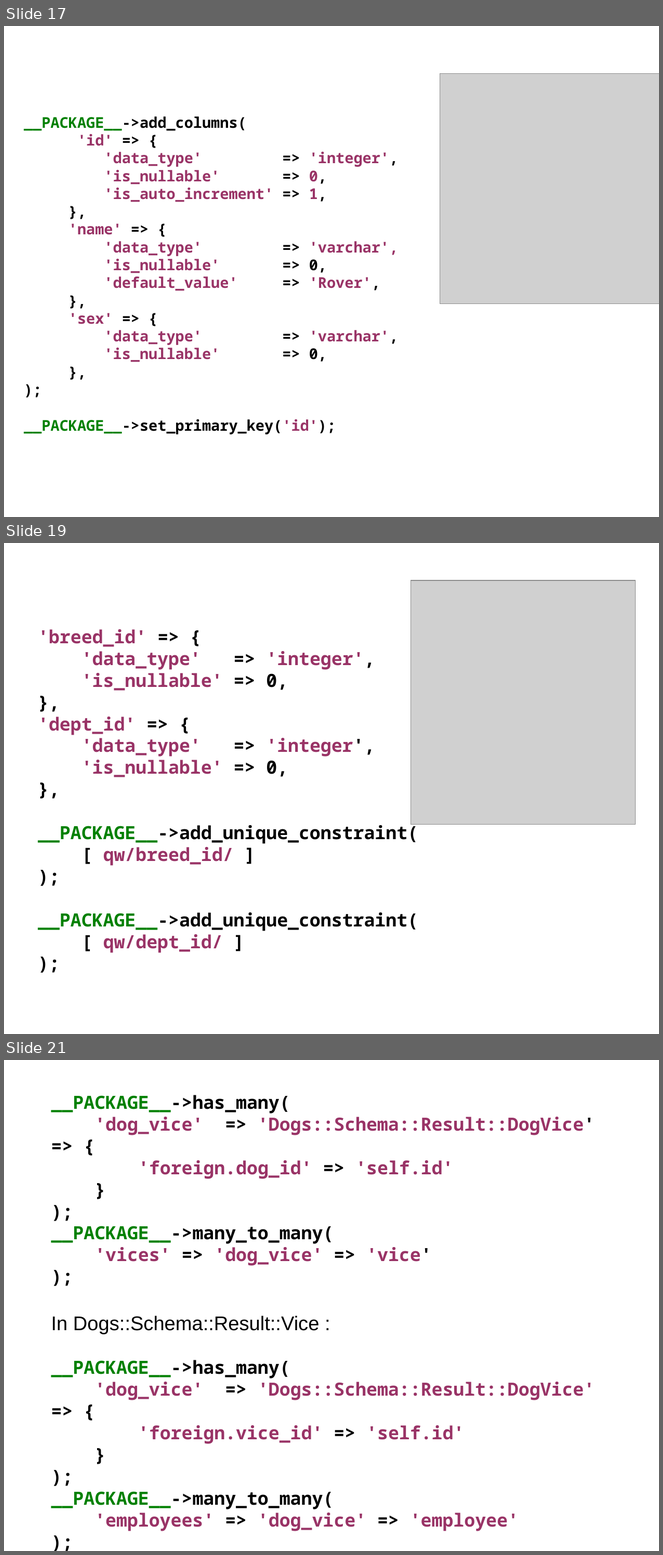
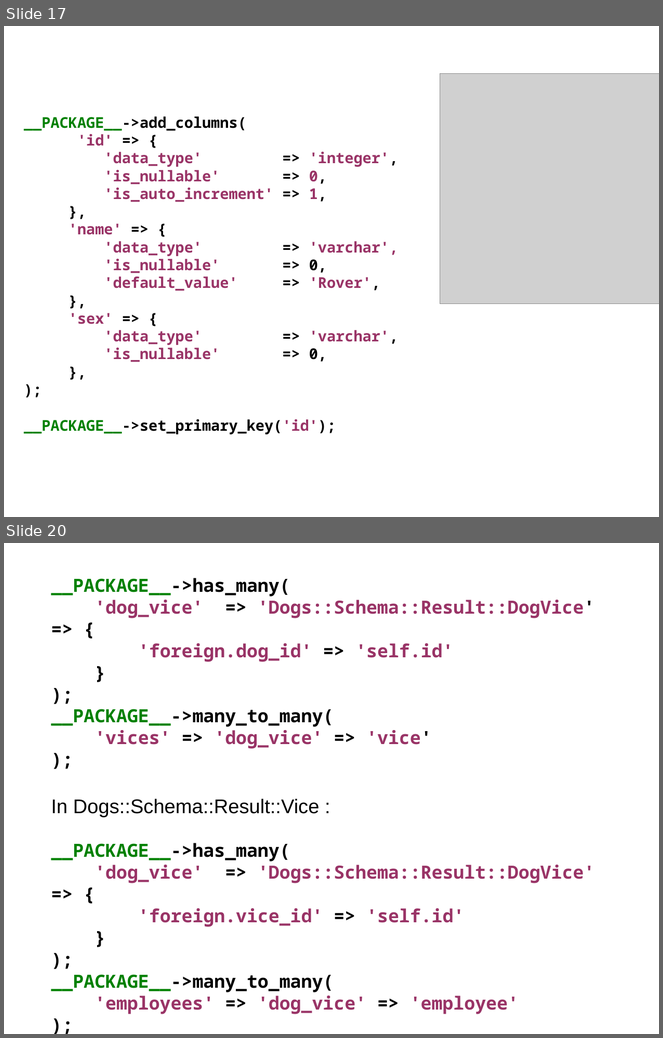
Before and after one commit to erezschatz/Presentation, a slide deck: dbix-class.odp. Shown one above the other, each under a label of ours: slides 17, 19 and 21 before the commit, slides 17 and 20 after it; the slides between them are not shown. The pictures are 663x1555 and 663x1038 pixels, drawn with LibreOffice and Linux fonts; fonts in the diff are those of the drawing; grey boxes stand for pictures. Boxes give left, top, right and bottom in pixels: in the first picture for what was removed or moved away, otherwise in the second. Text is boxed around its words. In the diff, an @@ line names an element or a change of style, - is before the commit and + after.

```diff
--- a/dbix-class.odp
+++ b/dbix-class.odp
@@ slide 19 removed at box(4, 543, 659, 1034), background #FFFFFF @@
@@ picture removed at box(411, 580, 636, 825) @@
@@ text removed at box(38, 629, 418, 953) @@
-'breed_id' => {
-'data_type' => 'integer',
-'is_nullable' => 0,
-},
-'dept_id' => {
-'data_type' => 'integer',
-'is_nullable' => 0,
-},
-__PACKAGE__->add_unique_constraint(
-[ qw/breed_id/ ]
-);
-__PACKAGE__->add_unique_constraint(
-[ qw/dept_id/ ]
-);
@@ what was slide 21 is now slide 20 @@
```
Also in this commit, not shown: 2 slides changed, 1 slide added, 1 other file.
